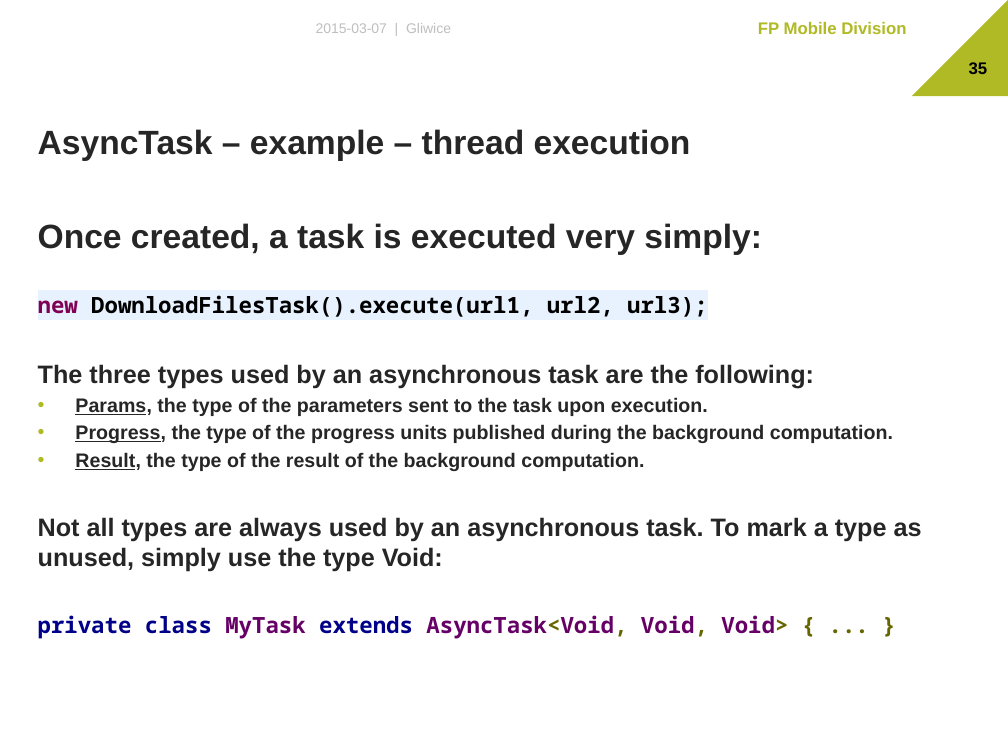
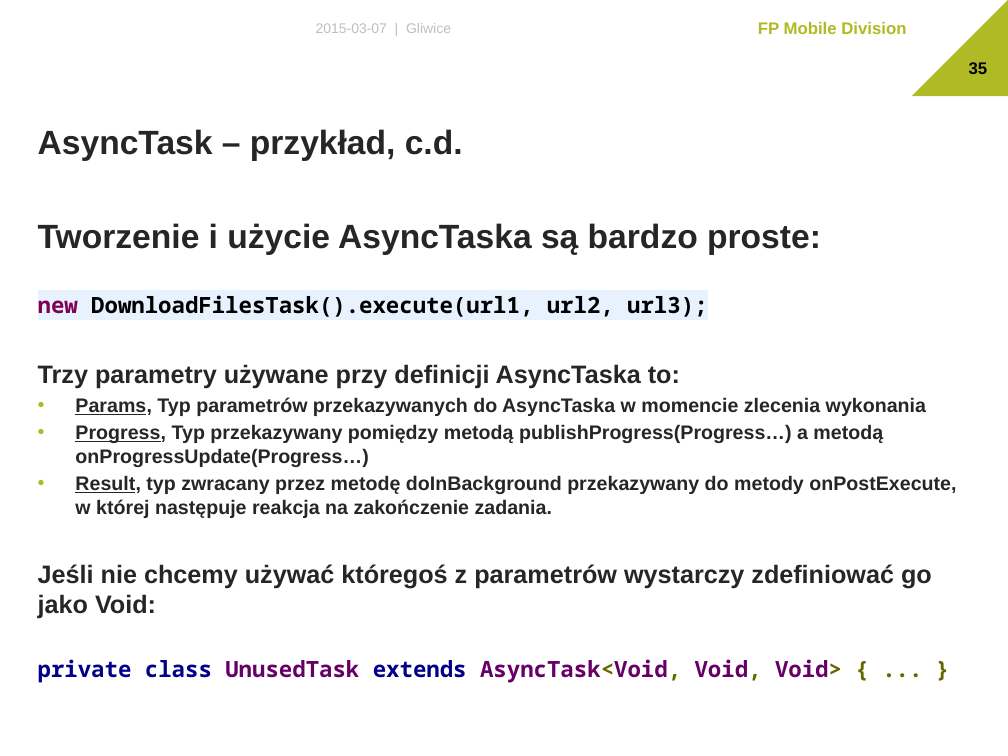
Before and after one commit to The-Lizard-Project/android-basics, a slide deck: slide 35 of Dokumenty/Presentation.pptx. Drawn at 1008x756 pixels with LibreOffice and Linux fonts; fonts in the diff are those of the drawing; background and template pictures are left out. Boxes give left, top, right and bottom in pixels: in the first picture for what was removed or moved away, otherwise in the second. Text is boxed around its words. In the diff, an @@ line names an element or a change of style, - is before the commit and + after.

```diff
--- a/Dokumenty/Presentation.pptx
+++ b/Dokumenty/Presentation.pptx
@@ text at (38,129,821,255): text changed @@
-AsyncTask – example – thread execution
-Once created, a task is executed very simply:
+AsyncTask – przykład, c.d.
+Tworzenie i użycie AsyncTaska są bardzo proste:
@@ text at (38,364,956,682): text changed @@
-The three types used by an asynchronous task are the following:
-• Params, the type of the parameters sent to the task upon execution.
-• Progress, the type of the progress units published during the background computation.
-• Result, the type of the result of the background computation.
-Not all types are always used by an asynchronous task. To mark a type as unused, simply use the type Void:
-private class MyTask extends AsyncTask<Void, Void, Void> { ... }
+Trzy parametry używane przy definicji AsyncTaska to:
+• Params, Typ parametrów przekazywanych do AsyncTaska w momencie zlecenia wykonania
+• Progress, Typ przekazywany pomiędzy metodą publishProgress(Progress…) a metodą onProgressUpdate(Progress…)
+• Result, typ zwracany przez metodę doInBackground przekazywany do metody onPostExecute, w której następuje reakcja na zakończenie zadania.
+Jeśli nie chcemy używać któregoś z parametrów wystarczy zdefiniować go jako Void:
+private class UnusedTask extends AsyncTask<Void, Void, Void> { ... }
```
Also in this commit, not shown: 6 other slides changed, 2 other files.
